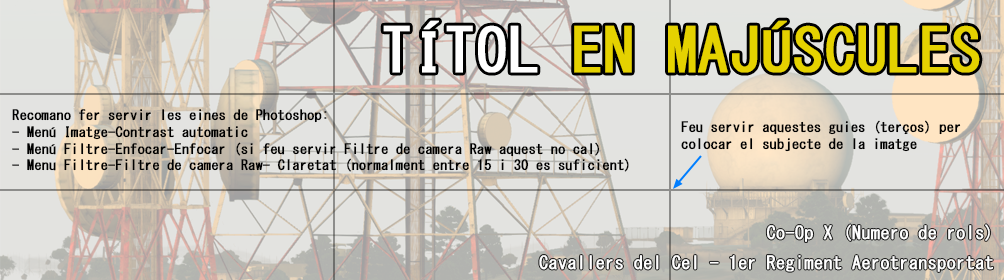
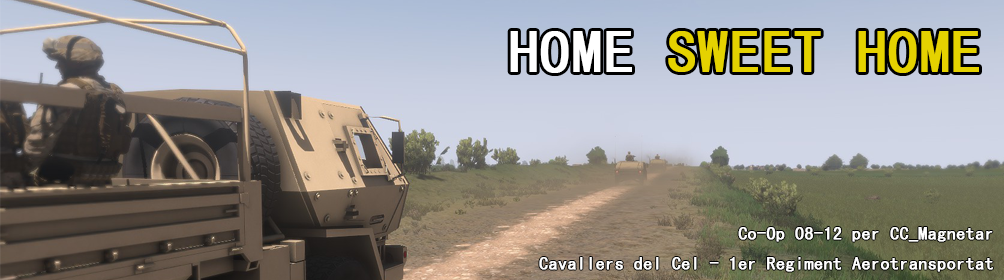
Before/after of a w=1004, h=280 layered artwork. What changed in the layer stack:
renamed "Co-Op X (Numero de rols) Cavallers del Cel - 1er Regiment Aerot" to "Co-Op 08-12 per CC_Magnetar Cavallers del Cel - 1er Regiment Ae", painted on it over [539, 224, 994, 272]
renamed "TÍTOL EN MAJÚSCULES" to "HOME SWEET HOME", painted on it over [383, 20, 980, 73]
added layer "Layer 1" above "IMATGE DE FONS" over [0, 0, 1004, 280]
hid "IMATGE DE FONS" over [0, 0, 1004, 280]
